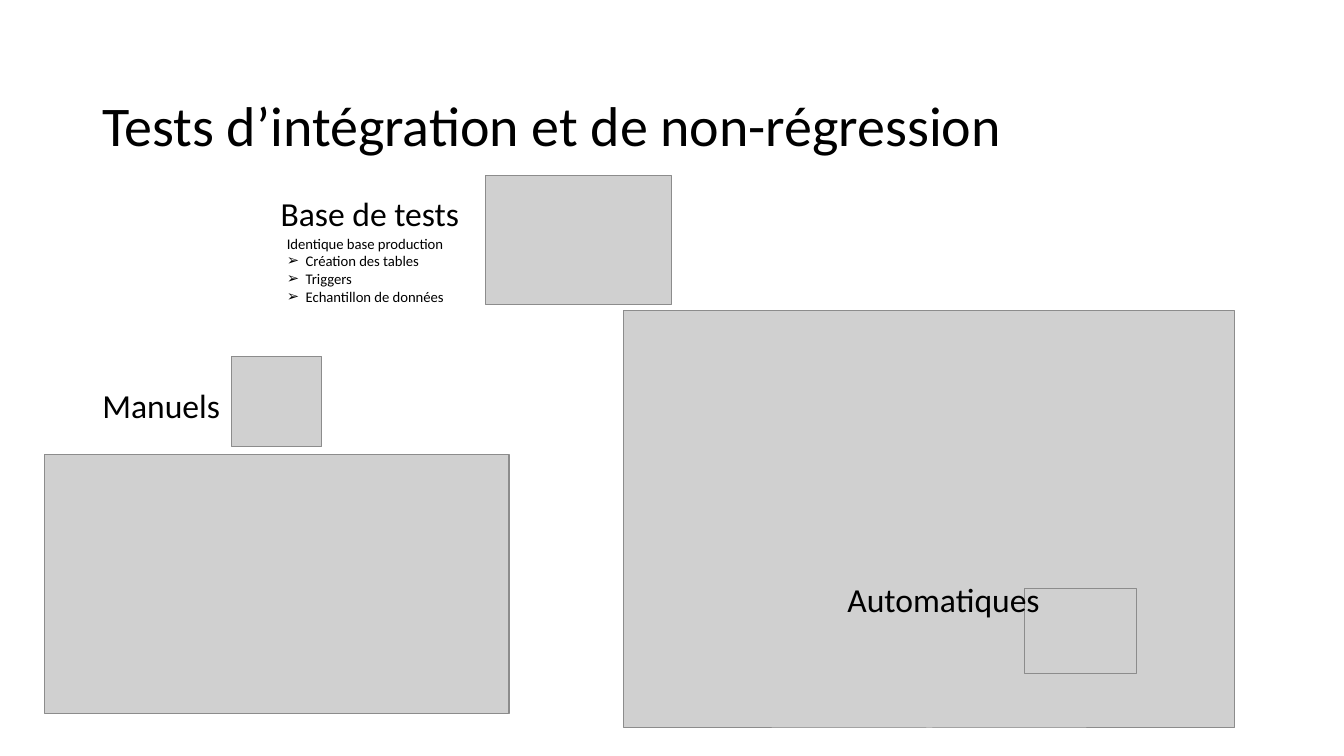
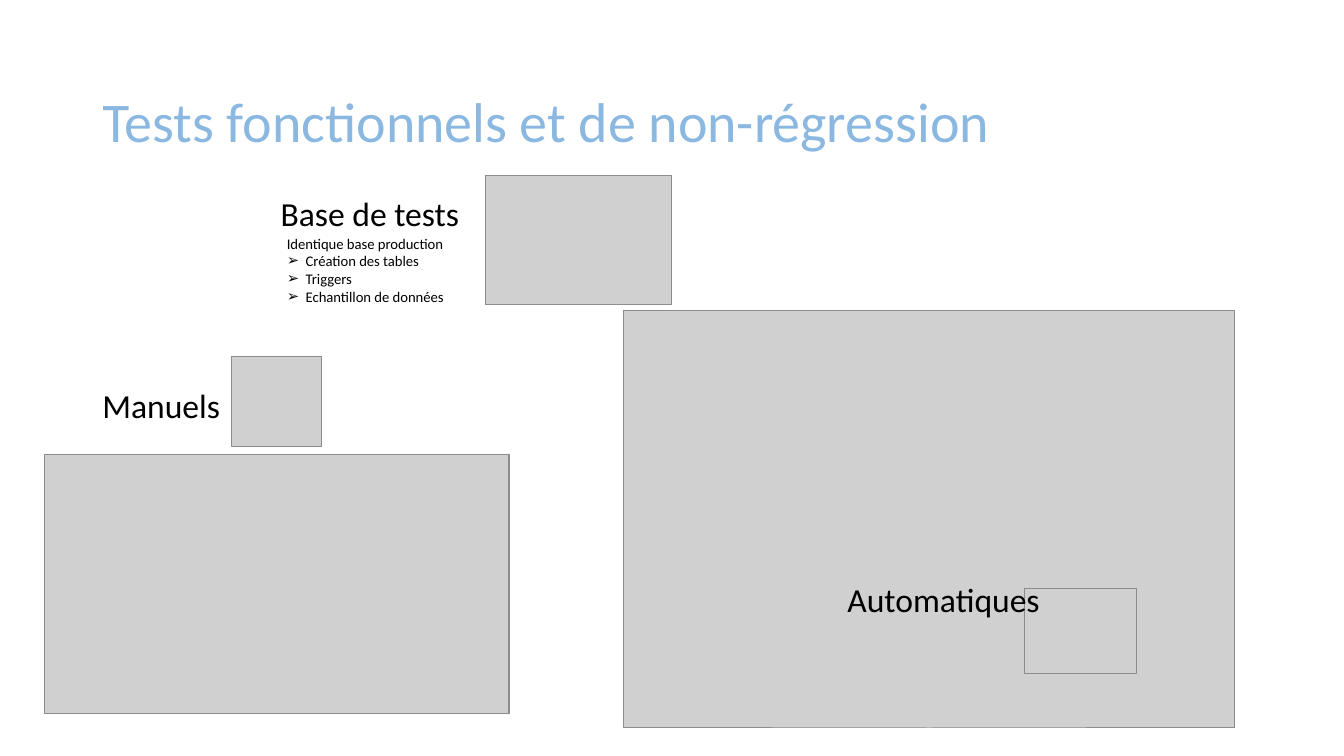
Before and after one commit to mapette/sos_immo_backend, a slide deck: slide 18 of doc/présentation V5.pptx (slide 19 before the commit). Drawn at 1344x756 pixels with LibreOffice and Linux fonts; fonts in the diff are those of the drawing; grey boxes stand for pictures. Boxes give left, top, right and bottom in pixels: in the first picture for what was removed or moved away, otherwise in the second. Text is boxed around its words. In the diff, an @@ line names an element or a change of style, - is before the commit and + after.

```diff
--- a/doc/présentation V5.pptx
+++ b/doc/présentation V5.pptx
@@ title "Tests fonctionnels et de non-régression" at (102, 103, 989, 152): vertical alignment middle to bottom @@
@@ title at (102, 103, 989, 152): text changed; text colour #000000 to gradient #5B9BD5 to #4472C4 @@
-Tests d’intégration et de non-régression
+Tests fonctionnels et de non-régression
```
Also in this commit, not shown: 15 other slides changed, 1 slide removed, 9 other files.
